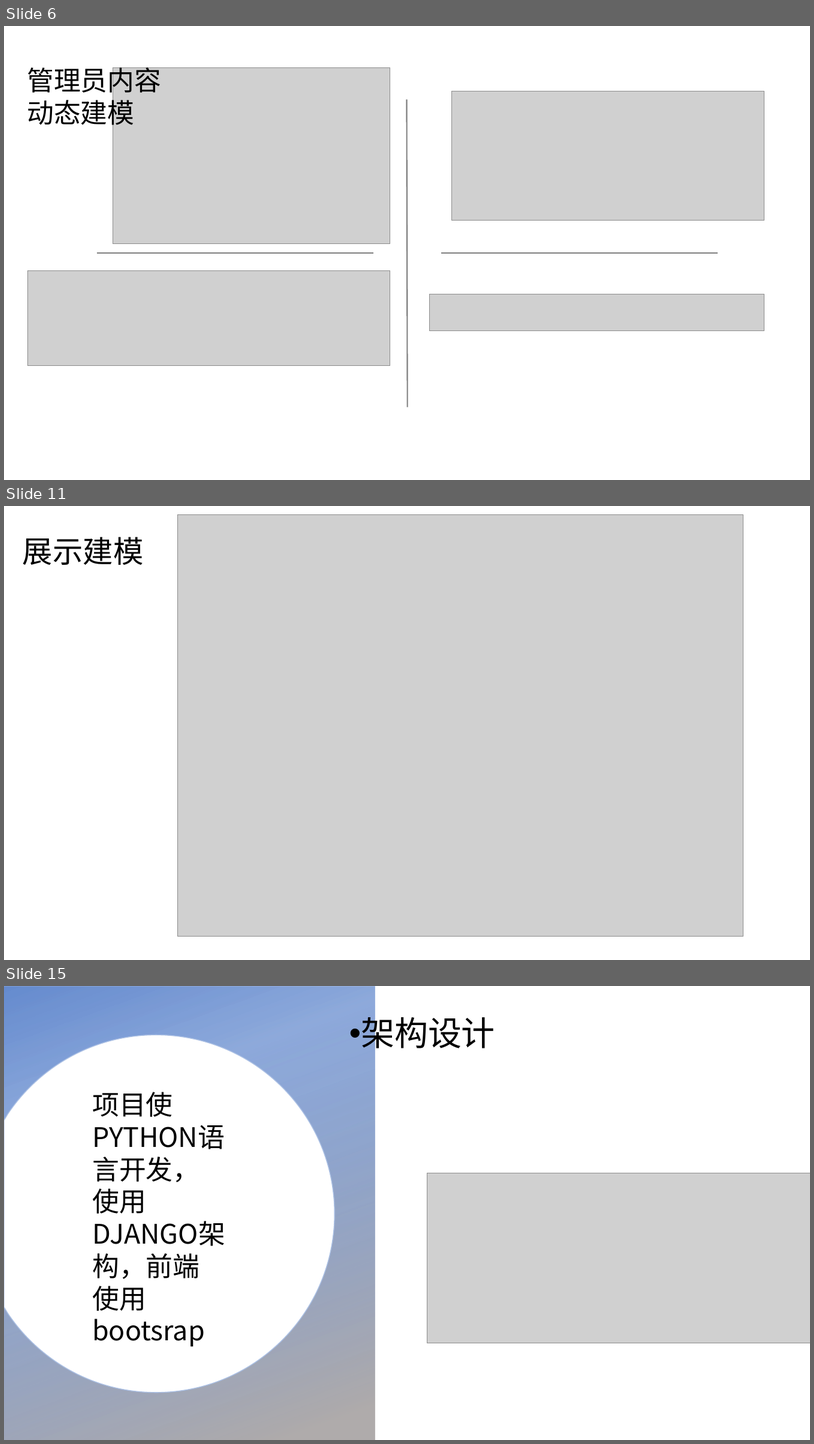
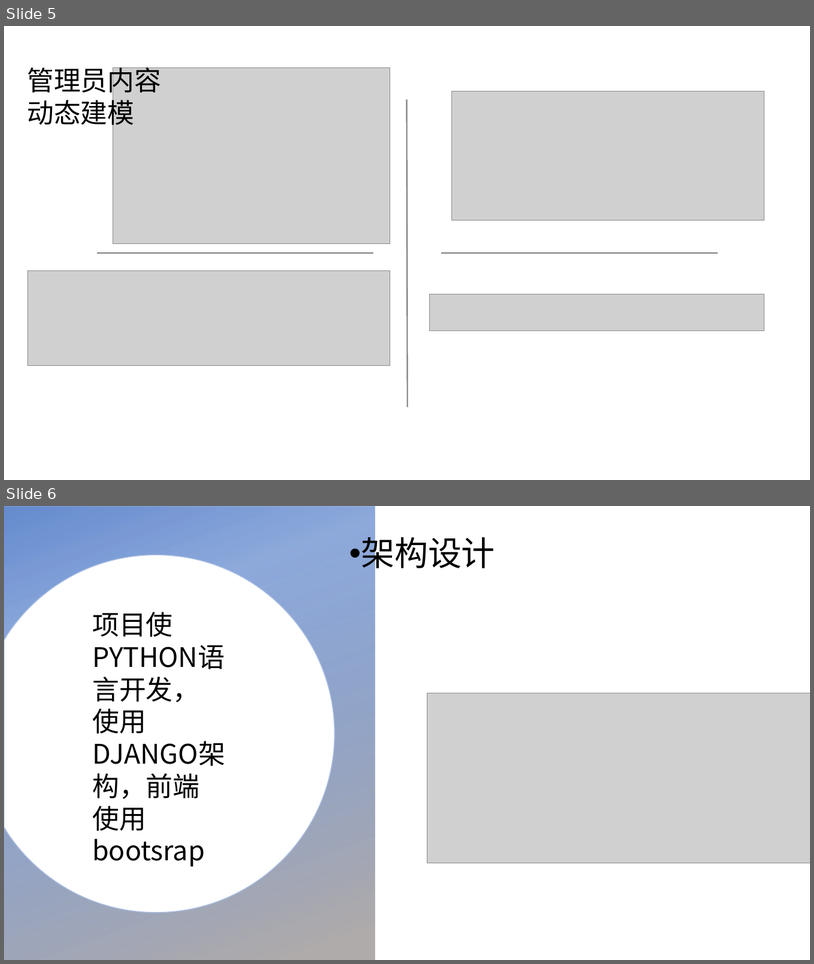
Before and after one commit to hua8631/XDU_WEB_2021_Project_014, a slide deck: 演示ppt.pptx. Shown one above the other, each under a label of ours: slides 6, 11 and 15 before the commit, slides 5 and 6 after it; the slides between them are not shown. The pictures are 814x1444 and 814x964 pixels, drawn with LibreOffice and Linux fonts; fonts in the diff are those of the drawing; grey boxes stand for pictures; background and template pictures are left out. Boxes give left, top, right and bottom in pixels: in the first picture for what was removed or moved away, otherwise in the second. Text is boxed around its words. In the diff, an @@ line names an element or a change of style, - is before the commit and + after.

```diff
--- a/演示ppt.pptx
+++ b/演示ppt.pptx
@@ slide 11 removed at (x1=4, y1=506, x2=810, y2=960), background #FFFFFF @@
@@ picture removed at (x1=177, y1=514, x2=743, y2=936) @@
@@ text removed at (x1=23, y1=537, x2=144, y2=565) @@
-展示建模
@@ what was slide 6 is now slide 5 @@
@@ what was slide 15 is now slide 6 @@
```
Also in this commit, not shown: 4 slides added, 9 other slides removed, 4 other files.
